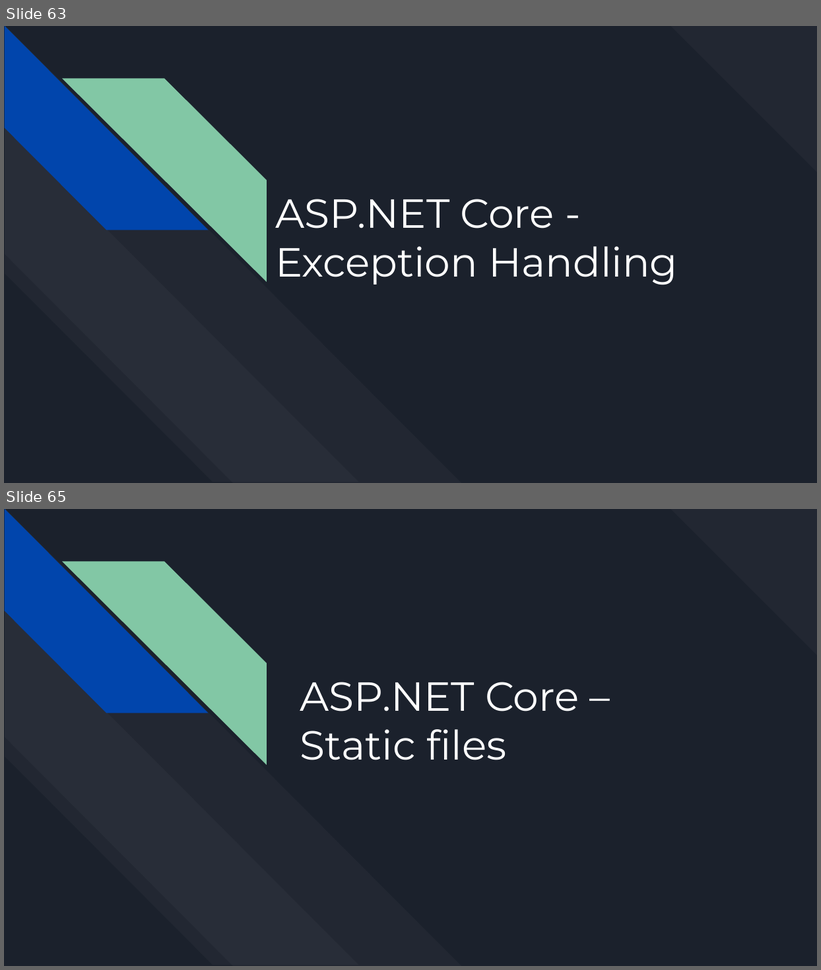
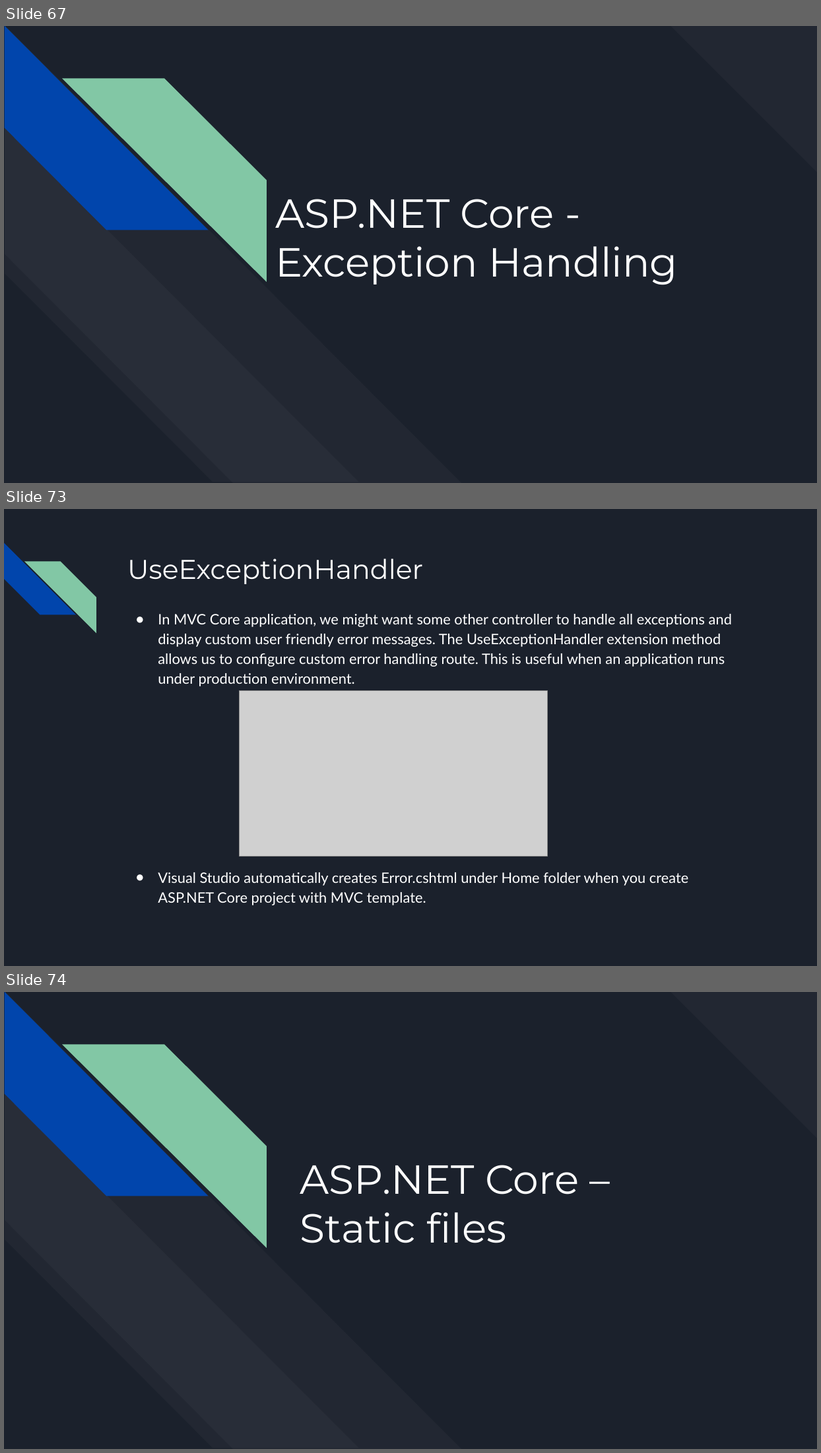
Before and after one commit to bulhard/Web-Programming, a slide deck: 00 Presentations/03 DI, IoT, Services.pptx. Shown one above the other, each under a label of ours: slides 63 and 65 before the commit, slides 67, 73 and 74 after it; the slides between them are not shown. The pictures are 821x970 and 821x1453 pixels, drawn with LibreOffice and Linux fonts; fonts in the diff are those of the drawing; grey boxes stand for pictures. Boxes give left, top, right and bottom in pixels: in the first picture for what was removed or moved away, otherwise in the second. Text is boxed around its words. In the diff, an @@ line names an element or a change of style, - is before the commit and + after.

Commit message:
03 - project & presentation

```diff
--- a/00 Presentations/03 DI, IoT, Services.pptx
+++ b/00 Presentations/03 DI, IoT, Services.pptx
@@ slide 73 added at box(4, 509, 817, 966), background #1B212C @@
@@ diag stripe added at box(4, 543, 76, 615), fill #0145AC @@
@@ diag stripe added at box(24, 561, 96, 634), fill #82C7A5 @@
@@ title added at box(127, 559, 423, 584), 32 pt, text #FFFFFF @@
+UseExceptionHandler
@@ text added at box(158, 614, 732, 906), 17 pt, text #FFFFFF @@
+● In MVC Core application, we might want some other controller to handle all exceptions and display custom user friendly error messages. The UseExceptionHandler extension method allows us to configure custom error handling route. This is useful when an application runs under production environment.
+● Visual Studio automatically creates Error.cshtml under Home folder when you create ASP.NET Core project with MVC template.
@@ picture added at box(240, 691, 548, 856) @@
@@ what was slide 63 is now slide 67 @@
@@ what was slide 65 is now slide 74 @@
```
Also in this commit, not shown: 4 slides changed, 20 other slides added, 3 slides removed, 53 other files.
